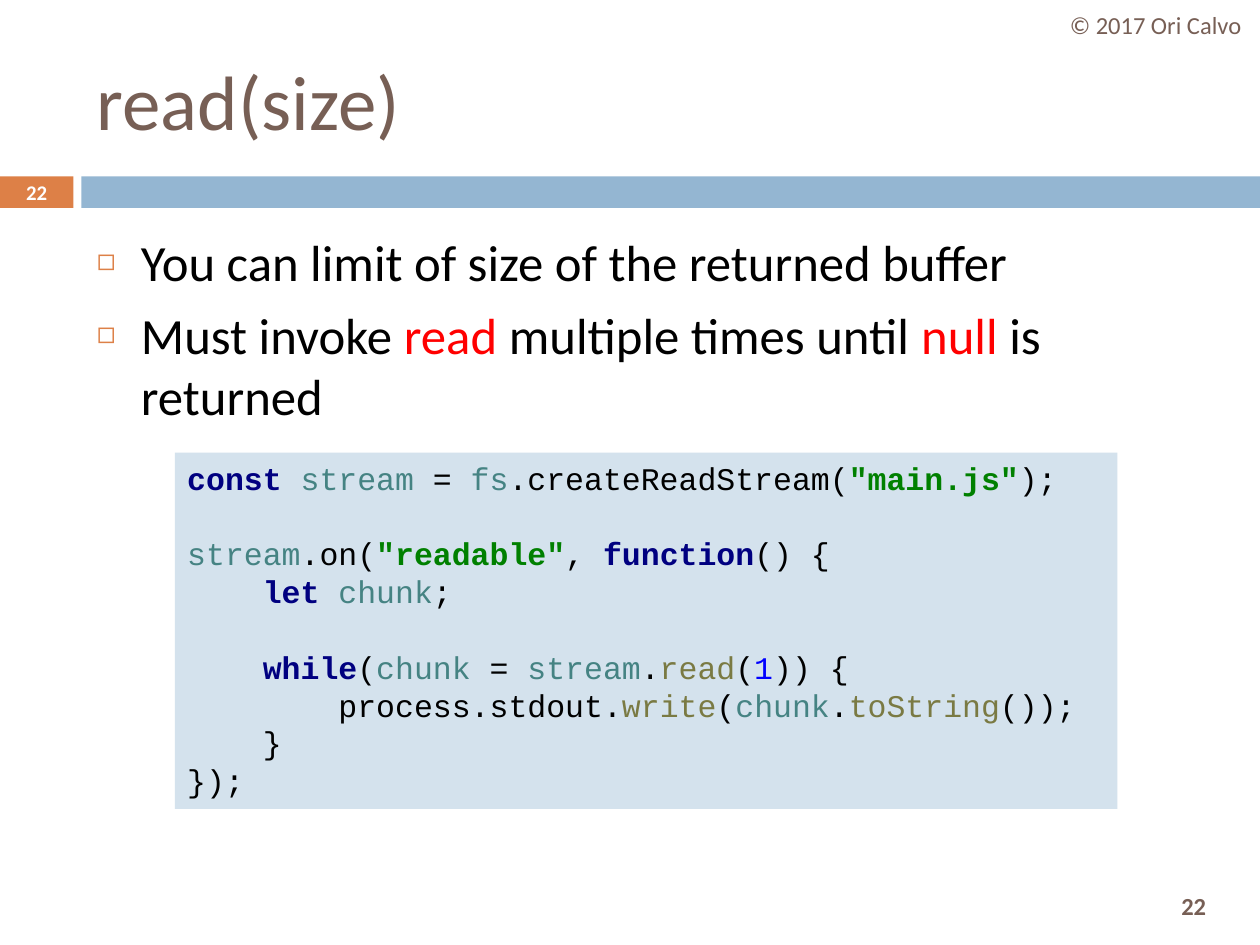
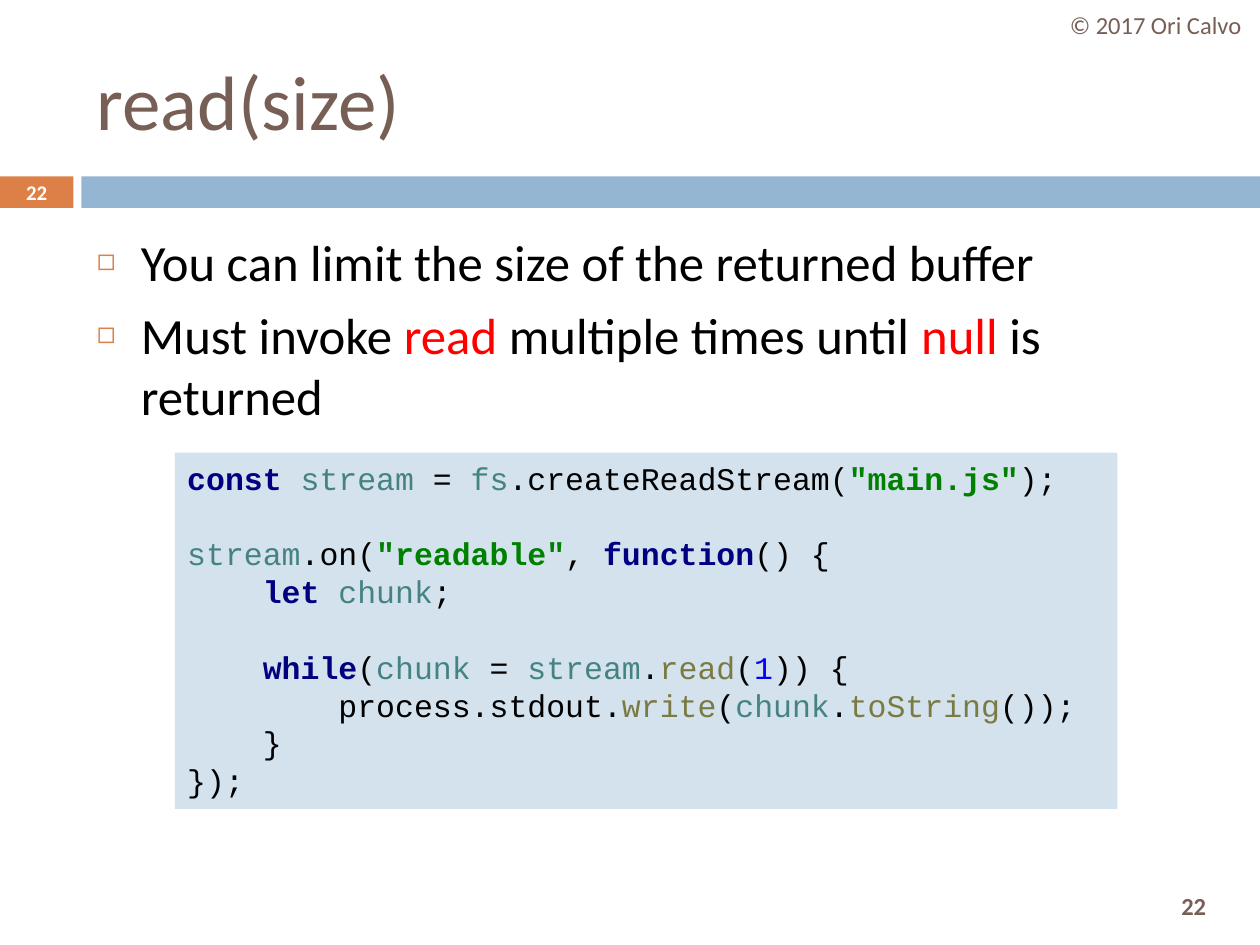
Before and after one commit to oricalvo/course-nodejs, a slide deck: slide 22 of PPTs/05 Core Modules.pptx. Drawn at 1260x945 pixels with LibreOffice and Linux fonts; fonts in the diff are those of the drawing. Boxes give left, top, right and bottom in pixels: in the first picture for what was removed or moved away, otherwise in the second. Text is boxed around its words. In the diff, an @@ line names an element or a change of style, - is before the commit and + after.

```diff
--- a/PPTs/05 Core Modules.pptx
+++ b/PPTs/05 Core Modules.pptx
@@ text at [141, 245, 1034, 282]: text changed @@
-◻ You can limit of size of the returned buffer
+◻ You can limit the size of the returned buffer
```
Also in this commit, not shown: 3 other slides changed, 1 slide removed, 22 other files.
